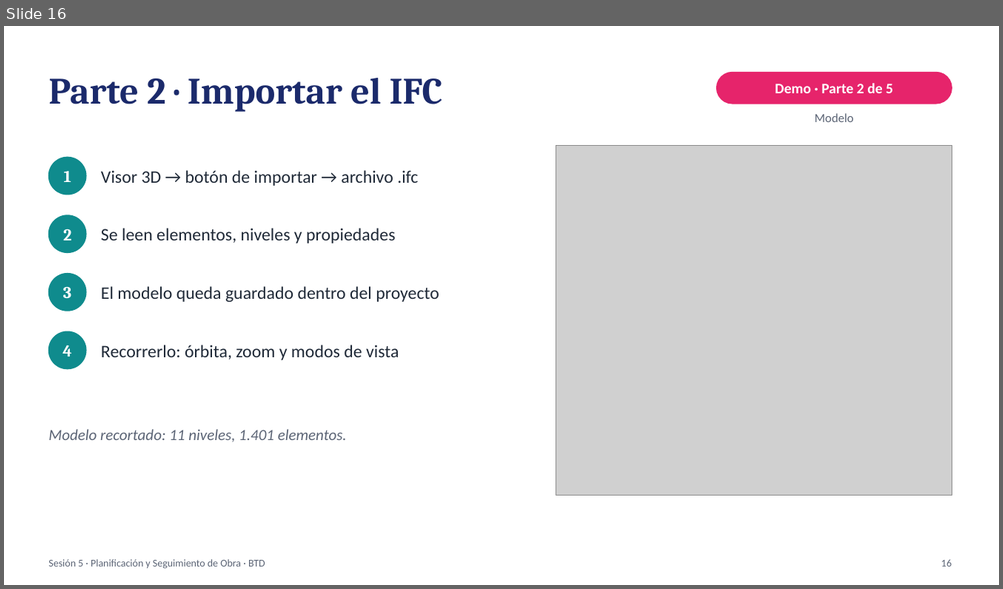
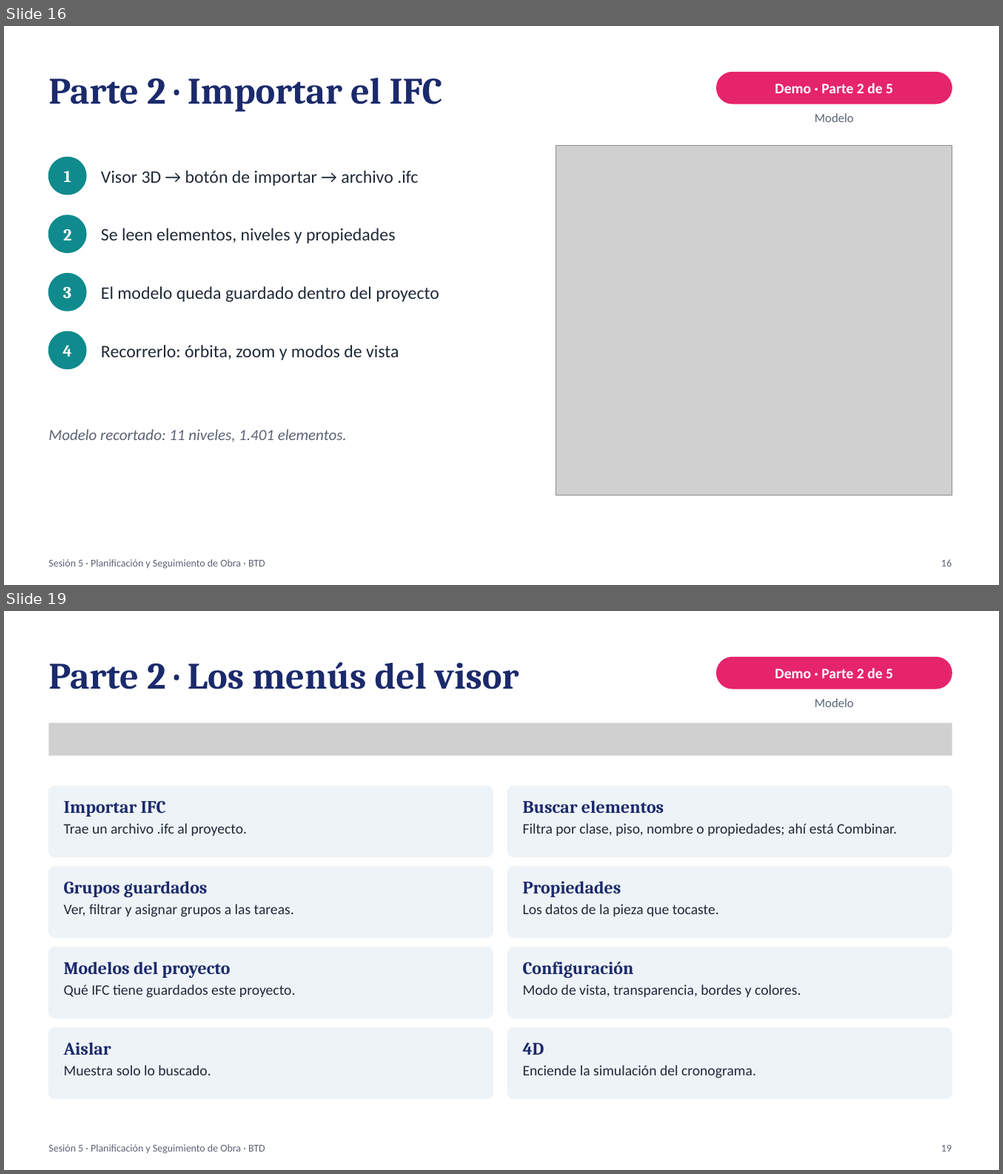
Before and after one commit to gjordanp/opengantt-bim, a slide deck: docs/clase/Sesion5-4D-BIM-Opengantt-v3.pptx. Shown one above the other, each under a label of ours: slide 16 before the commit, slides 16 and 19 after it; the slides between them are not shown. The pictures are 1003x589 and 1003x1174 pixels, drawn with LibreOffice and Linux fonts; fonts in the diff are those of the drawing; grey boxes stand for pictures. Boxes give left, top, right and bottom in pixels: in the first picture for what was removed or moved away, otherwise in the second. Text is boxed around its words. In the diff, an @@ line names an element or a change of style, - is before the commit and + after.

```diff
--- a/docs/clase/Sesion5-4D-BIM-Opengantt-v3.pptx
+++ b/docs/clase/Sesion5-4D-BIM-Opengantt-v3.pptx
@@ slide 19 added at bbox=[4, 611, 999, 1170], background #FFFFFF @@
@@ text added at bbox=[48, 662, 519, 689], 36 pt, text #1B2A6B, bold @@
+Parte 2 · Los menús del visor
@@ rounded rectangle added at bbox=[717, 658, 951, 689], fill #E6246B, outline #E6246B 1 pt @@
@@ text added at bbox=[774, 668, 893, 678], 14 pt, text #FFFFFF, bold @@
+Demo · Parte 2 de 5
@@ text added at bbox=[814, 698, 854, 707], 12 pt, text #5B6475 @@
+Modelo
@@ picture added at bbox=[48, 723, 951, 756] @@
@@ rectangle added at bbox=[48, 723, 951, 756], outline #DDE3EA 0.75 pt @@
@@ rounded rectangle added at bbox=[48, 786, 492, 857], fill #EEF3F7, outline #EEF3F7 1 pt @@
@@ rounded rectangle added at bbox=[508, 786, 951, 857], fill #EEF3F7, outline #EEF3F7 1 pt @@
@@ text added at bbox=[64, 801, 166, 817], 17 pt, text #1B2A6B, bold @@
+Importar IFC
@@ text added at bbox=[523, 800, 663, 813], 17 pt, text #1B2A6B, bold @@
+Buscar elementos
@@ text added at bbox=[64, 823, 247, 836], 14 pt, text #1F2937 @@
+Trae un archivo .ifc al proyecto.
@@ text added at bbox=[523, 823, 896, 836], 14 pt, text #1F2937 @@
+Filtra por clase, piso, nombre o propiedades; ahí está Combinar.
@@ rounded rectangle added at bbox=[48, 867, 492, 938], fill #EEF3F7, outline #EEF3F7 1 pt @@
@@ rounded rectangle added at bbox=[508, 867, 951, 938], fill #EEF3F7, outline #EEF3F7 1 pt @@
@@ text added at bbox=[64, 881, 207, 897], 17 pt, text #1B2A6B, bold @@
+Grupos guardados
@@ text added at bbox=[523, 881, 621, 897], 17 pt, text #1B2A6B, bold @@
+Propiedades
@@ text added at bbox=[64, 904, 294, 917], 14 pt, text #1F2937 @@
+Ver, filtrar y asignar grupos a las tareas.
@@ text added at bbox=[523, 904, 719, 917], 14 pt, text #1F2937 @@
+Los datos de la pieza que tocaste.
@@ rounded rectangle added at bbox=[48, 948, 492, 1019], fill #EEF3F7, outline #EEF3F7 1 pt @@
@@ text added at bbox=[64, 962, 230, 978], 17 pt, text #1B2A6B, bold @@
+Modelos del proyecto
@@ rounded rectangle added at bbox=[508, 948, 951, 1019], fill #EEF3F7, outline #EEF3F7 1 pt @@
@@ text added at bbox=[523, 962, 634, 978], 17 pt, text #1B2A6B, bold @@
+Configuración
@@ text added at bbox=[64, 985, 295, 998], 14 pt, text #1F2937 @@
+Qué IFC tiene guardados este proyecto.
@@ text added at bbox=[523, 985, 800, 997], 14 pt, text #1F2937 @@
+Modo de vista, transparencia, bordes y colores.
@@ rounded rectangle added at bbox=[48, 1028, 492, 1099], fill #EEF3F7, outline #EEF3F7 1 pt @@
@@ rounded rectangle added at bbox=[508, 1028, 951, 1099], fill #EEF3F7, outline #EEF3F7 1 pt @@
@@ text added at bbox=[64, 1042, 111, 1055], 17 pt, text #1B2A6B, bold @@
+Aislar
@@ text added at bbox=[523, 1043, 544, 1055], 17 pt, text #1B2A6B, bold @@
+4D
@@ text added at bbox=[64, 1065, 210, 1076], 14 pt, text #1F2937 @@
+Muestra solo lo buscado.
@@ text added at bbox=[523, 1065, 756, 1079], 14 pt, text #1F2937 @@
+Enciende la simulación del cronograma.
@@ text added at bbox=[48, 1145, 265, 1154], 10 pt, text #5B6475 @@
+Sesión 5 · Planificación y Seguimiento de Obra · BTD
@@ text added at bbox=[941, 1145, 951, 1152], 10 pt, text #5B6475 @@
+19
```
Also in this commit, not shown: 9 slides changed, 4 other slides added, 1 other file.
